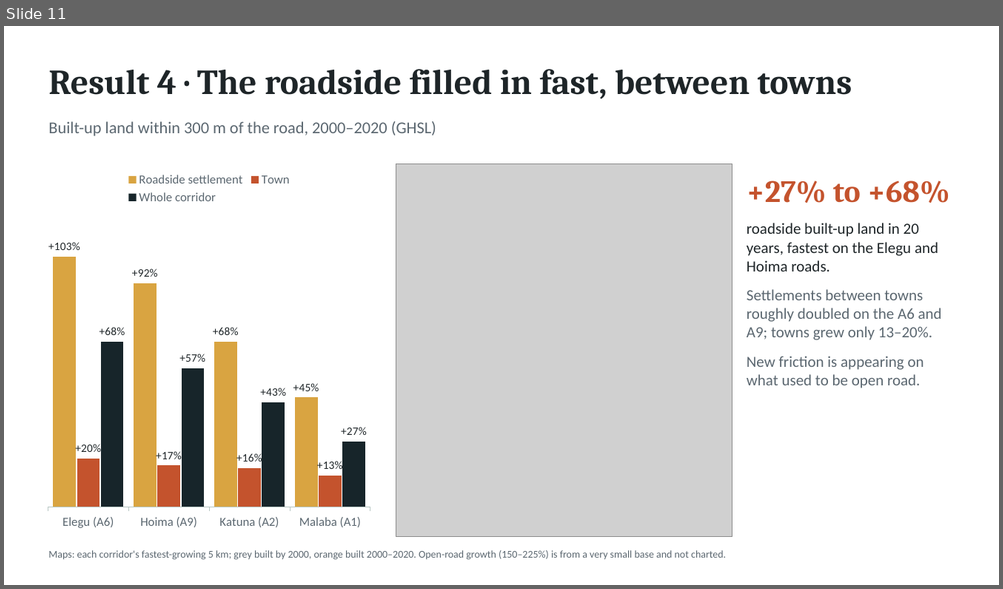
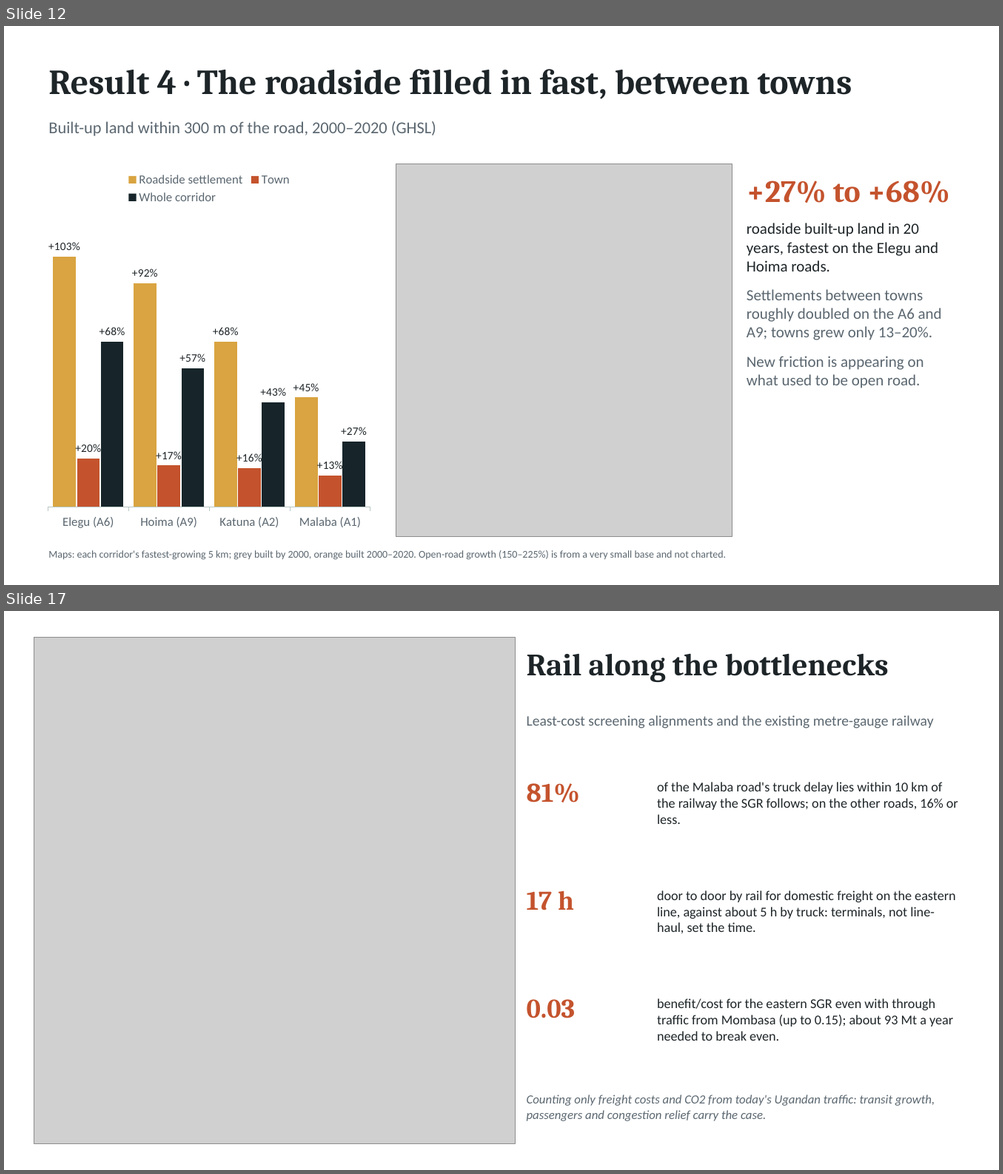
Before and after one commit to gavacharles/uganda-trade-corridors, a slide deck: presentation/highways_high_streets.pptx. Shown one above the other, each under a label of ours: slide 11 before the commit, slides 12 and 17 after it; the slides between them are not shown. The pictures are 1003x589 and 1003x1174 pixels, drawn with LibreOffice and Linux fonts; fonts in the diff are those of the drawing; grey boxes stand for pictures. Boxes give left, top, right and bottom in pixels: in the first picture for what was removed or moved away, otherwise in the second. Text is boxed around its words. In the diff, an @@ line names an element or a change of style, - is before the commit and + after.

```diff
--- a/presentation/highways_high_streets.pptx
+++ b/presentation/highways_high_streets.pptx
@@ slide 17 added at [4, 611, 999, 1170], background #FFFFFF @@
@@ picture added at [34, 637, 515, 1145] @@
@@ text added at [526, 653, 888, 683], 30 pt, text #1E2528, bold @@
+Rail along the bottlenecks
@@ text added at [526, 715, 933, 729], 14 pt, text #5B6770 @@
+Least-cost screening alignments and the existing metre-gauge railway
@@ text added at [526, 783, 580, 803], 26 pt, text #C4532D, bold @@
+81%
@@ text added at [657, 782, 958, 824], 13 pt, text #1E2528 @@
+of the Malaba road's truck delay lies within 10 km of the railway the SGR follows; on the other roads, 16% or less.
@@ text added at [526, 891, 574, 911], 26 pt, text #C4532D, bold @@
+17 h
@@ text added at [657, 891, 955, 934], 13 pt, text #1E2528 @@
+door to door by rail for domestic freight on the eastern line, against about 5 h by truck: terminals, not line-haul, set the time.
@@ text added at [526, 999, 575, 1019], 26 pt, text #C4532D, bold @@
+0.03
@@ text added at [657, 999, 953, 1041], 13 pt, text #1E2528 @@
+benefit/cost for the eastern SGR even with through traffic from Mombasa (up to 0.15); about 93 Mt a year needed to break even.
@@ text added at [526, 1095, 934, 1122], 12 pt, text #5B6770, italic @@
+Counting only freight costs and CO2 from today's Ugandan traffic: transit growth, passengers and congestion relief carry the case.
@@ what was slide 11 is now slide 12 @@
```
Also in this commit, not shown: 3 slides changed, 5 other slides added, 20 other files.
